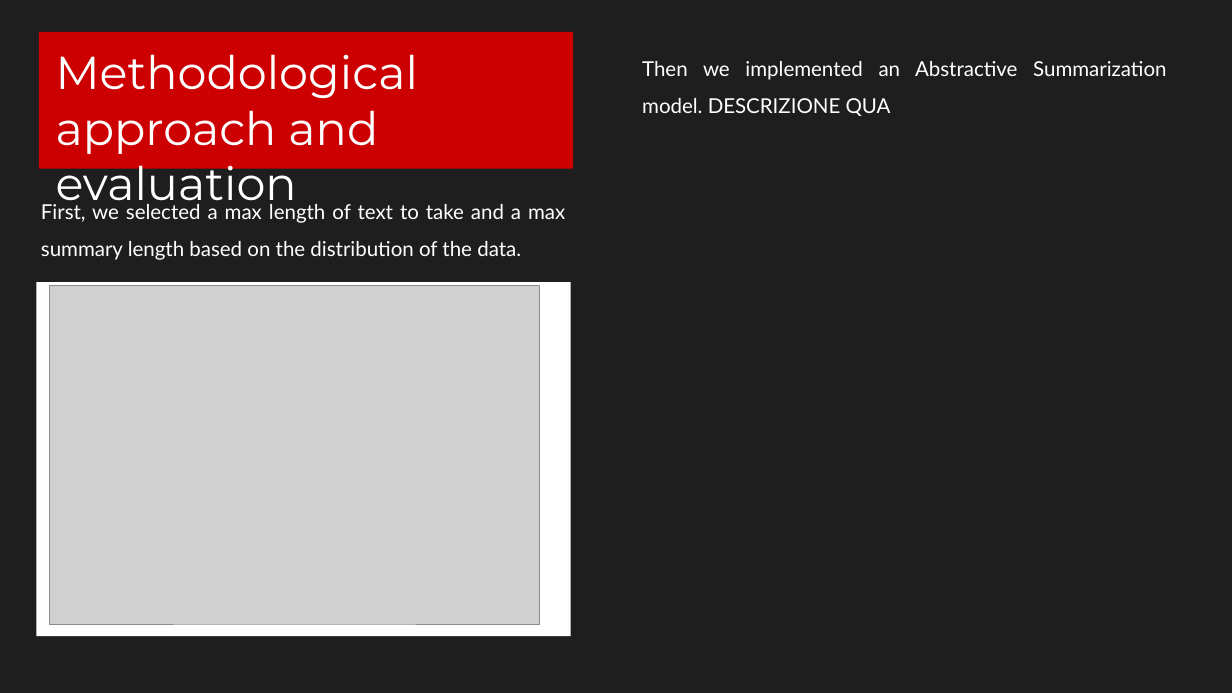
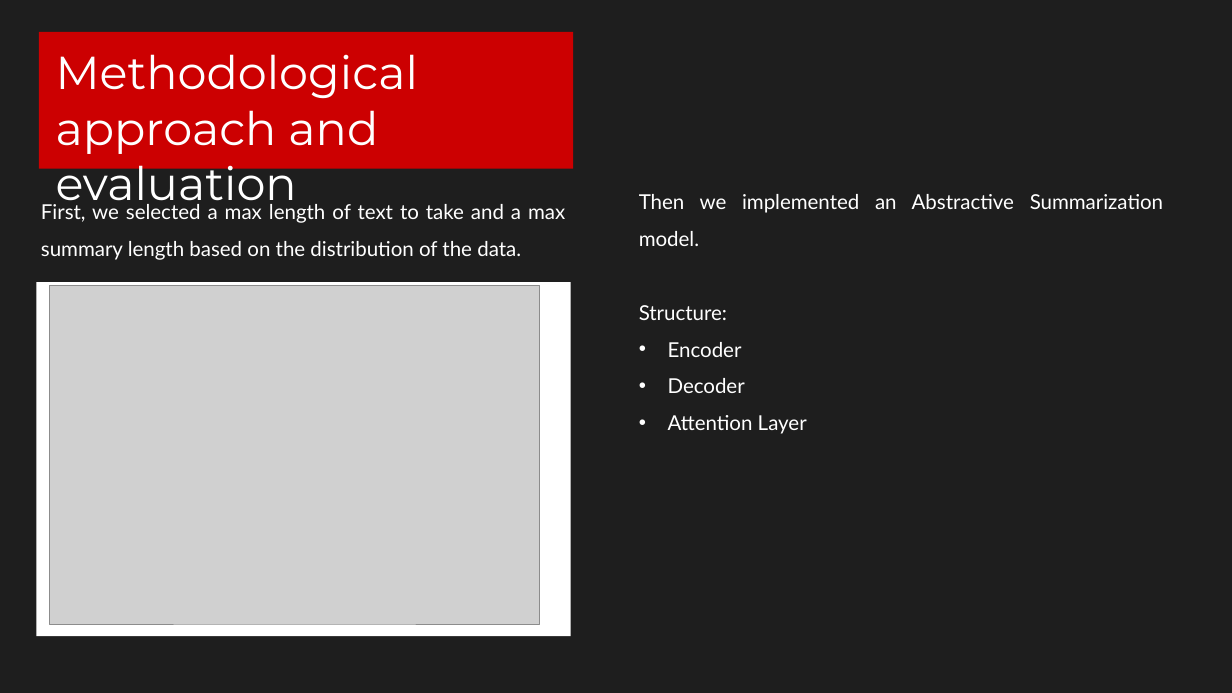
Before and after one commit to federicodeservi/TMS_project, a slide deck: slide 6 of presentation/presentation.pptx. Drawn at 1232x693 pixels with LibreOffice and Linux fonts; fonts in the diff are those of the drawing; grey boxes stand for pictures. Boxes give left, top, right and bottom in pixels: in the first picture for what was removed or moved away, otherwise in the second. Text is boxed around its words. In the diff, an @@ line names an element or a change of style, - is before the commit and + after.

```diff
--- a/presentation/presentation.pptx
+++ b/presentation/presentation.pptx
@@ text at (x1=639, y1=194, x2=1163, y2=434): text changed @@
-Then we implemented an Abstractive Summarization model. DESCRIZIONE QUA
+Then we implemented an Abstractive Summarization model.
+Structure:
+• Encoder
+• Decoder
+• Attention Layer
```
Also in this commit, not shown: 3 other slides changed, 1 slide added, 1 slide removed.
